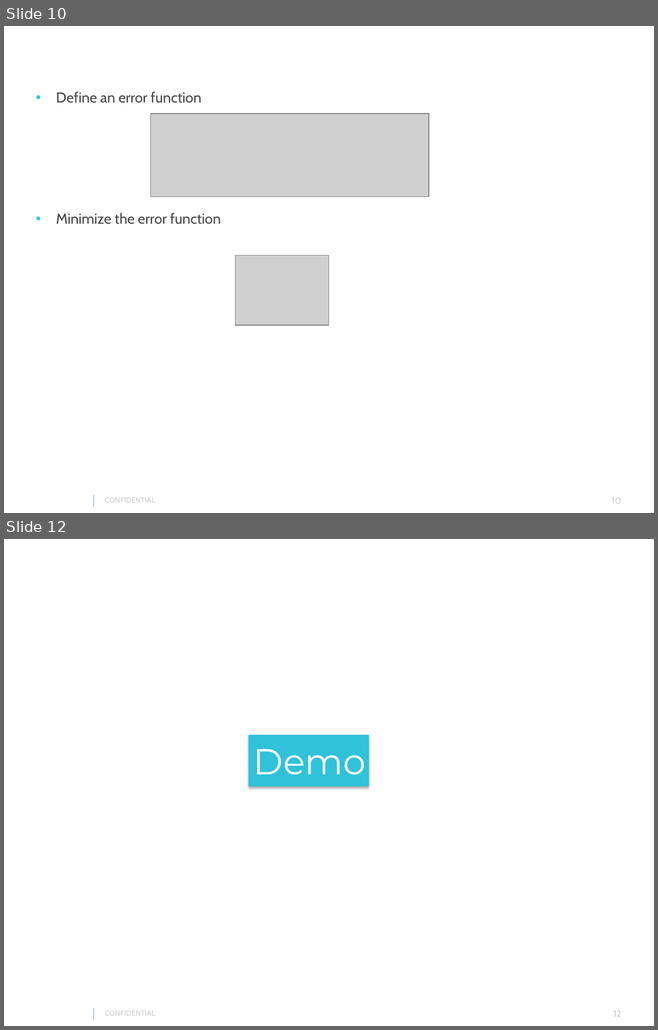
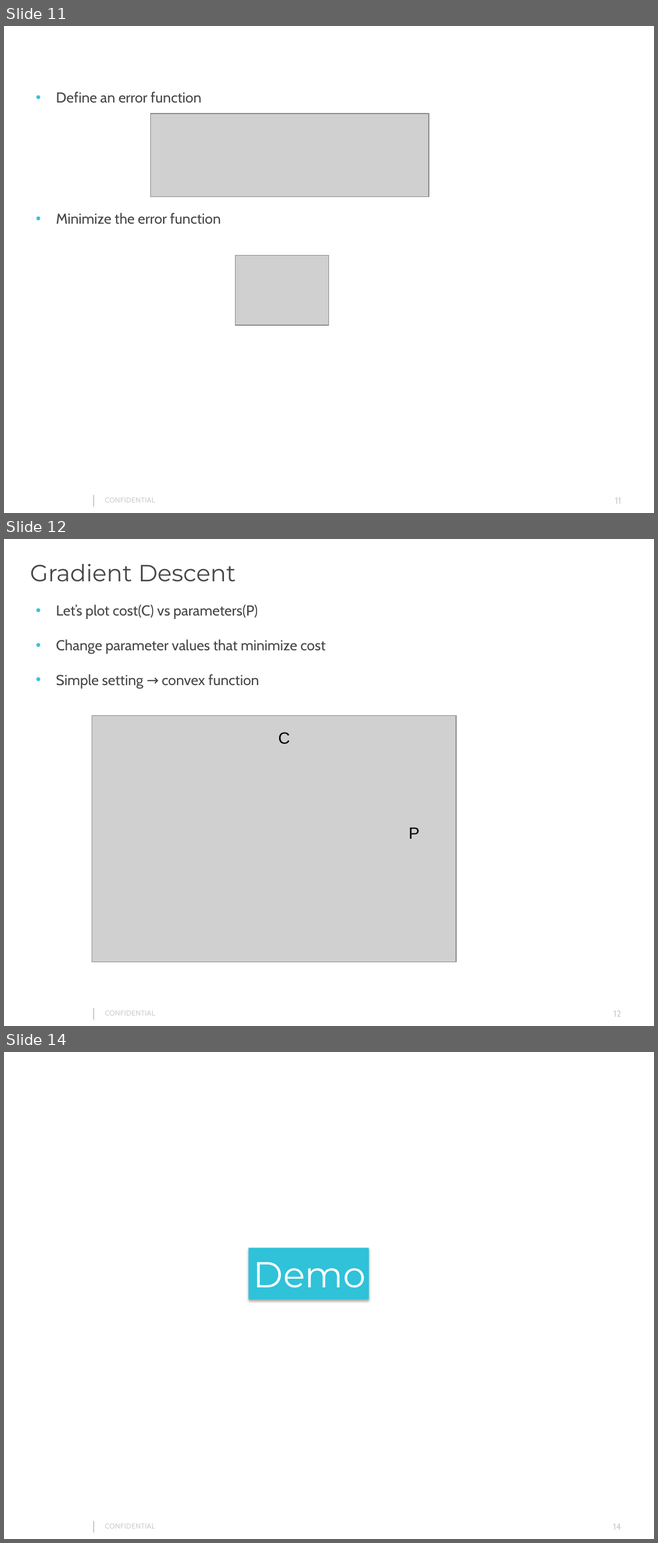
Before and after one commit to gautam0707/TechTalk1_Epam, a slide deck: TechTalk1.pptx. Shown one above the other, each under a label of ours: slides 10 and 12 before the commit, slides 11, 12 and 14 after it; the slides between them are not shown. The pictures are 658x1030 and 658x1543 pixels, drawn with LibreOffice and Linux fonts; fonts in the diff are those of the drawing; grey boxes stand for pictures; background and template pictures are left out. Boxes give left, top, right and bottom in pixels: in the first picture for what was removed or moved away, otherwise in the second. Text is boxed around its words. In the diff, an @@ line names an element or a change of style, - is before the commit and + after.

```diff
--- a/TechTalk1.pptx
+++ b/TechTalk1.pptx
@@ slide 12 added at box(4, 539, 654, 1026), background #FFFFFF; not listed: 3 template elements that a slide beside it also shows @@
@@ text added at box(30, 564, 235, 582), 26 pt, text #464547 @@
+Gradient Descent
@@ text added at box(56, 605, 325, 688), 16 pt, text #464547 @@
+• Let’s plot cost(C) vs parameters(P)
+• Change parameter values that minimize cost
+• Simple setting → convex function
@@ picture added at box(92, 716, 455, 962) @@
@@ text added at box(278, 732, 290, 744), 18 pt, text #000000 @@
+C
@@ text added at box(408, 827, 419, 839), 18 pt, text #000000 @@
+P
@@ what was slide 10 is now slide 11 @@
@@ page number at box(615, 498, 621, 504): text changed @@
-10
+11
@@ what was slide 12 is now slide 14 @@
@@ page number at box(612, 1524, 621, 1530): text changed @@
-12
+14
```
Also in this commit, not shown: 4 slides changed, 1 other slide added.
